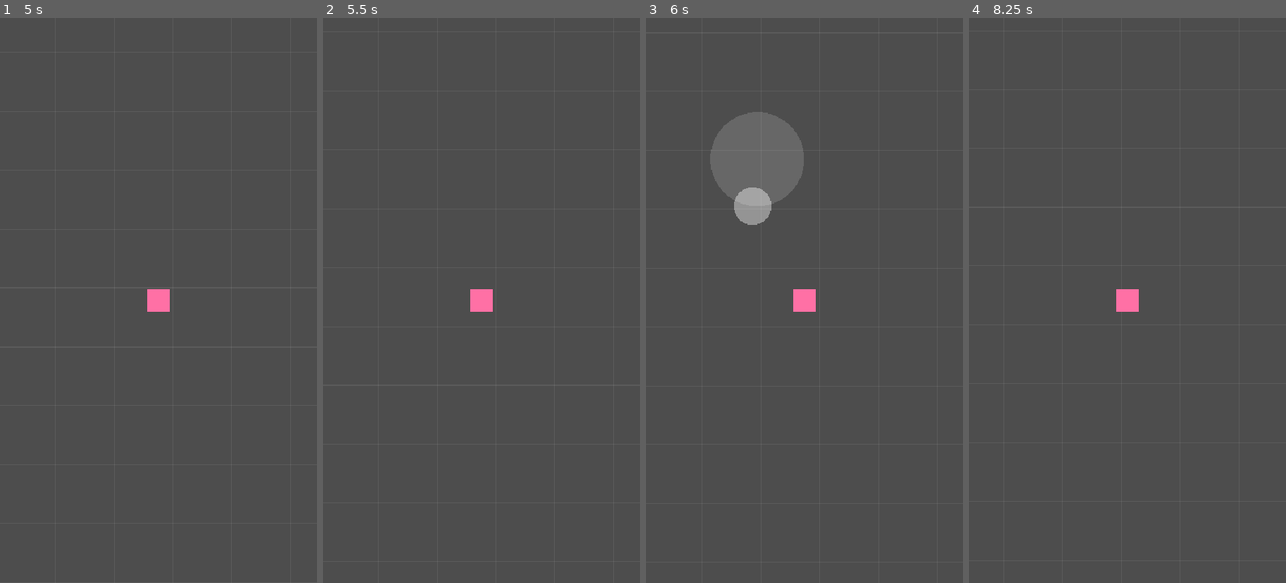
Above: before the commit, frames 1-4 (left to right).
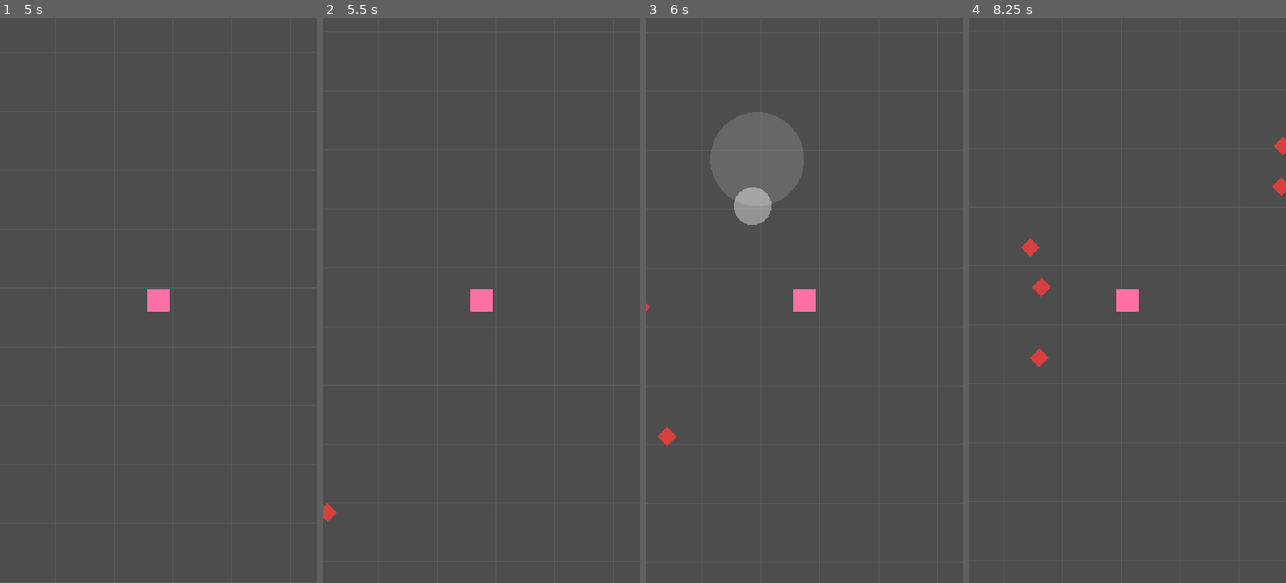
Above: after the commit, the same moments.

Repository: GetseDev/goddess-trial
Game: Godot game, scene res://scenes/main/main.tscn
The game is run twice, just before and just after one commit, with the same random seed, the same clock (stepped at 60 frames per second) and the same inputs.
Inputs (mouse positions are in pixels of both pictures, inside the frame that each line leads up to):
- Up to frame 1 (5 s): tap Enter (ui_accept) at 0.5, 0.77, 1.07, 1.25, 2.75, 3.77, 4.07, 4.25 s; move the mouse to (228, 272) at 0.52 s; hold Right (ui_right) 0.53-1.25 s; click (228, 272) at 0.67 s; drag from (95, 328) to (142, 413) at 1.27 s; move the mouse to (190, 176) at 2.02 s; hold Right (ui_right) 2.03-2.75 s; drag from (142, 413) to (63, 215) at 2.77 s; move the mouse to (253, 385) at 3.52 s; hold Left (ui_left) 3.53-4.25 s; drag from (63, 215) to (110, 159) at 4.27 s
- Up to frame 2 (5.5 s): move the mouse to (497, 300) at 5.02 s; hold Down (ui_down) from 5.03 s (still down); click (497, 300) at 5.17 s
- Up to frame 3 (6 s): release Down (ui_down) at 5.75 s; tap Enter (ui_accept) at 5.75 s; drag from (756, 159) to (741, 328) at 5.77 s
- Up to frame 4 (8.25 s): move the mouse to (1197, 272) at 6.52 s; hold Up (ui_up) 6.53-7.25 s; tap Enter (ui_accept) at 6.77, 7.07 s; drag from (1064, 328) to (1111, 413) at 7.27 s; move the mouse to (1159, 176) at 8.02 s; hold Down (ui_down) from 8.03 s (still down)

Frame 1 is identical in both runs. In frame 2, less than 0.1% of the frame differs, in the area x 0-5%, y 85-90%; in frame 3, 0.1%; in frame 4, 0.5%, in the area x 16-100%, y 21-62%.

Commit message:
feat: add pooled chasing enemies and spawner
ObjectPool component, EnemyData resource (grunt.tres), Enemy that chases
the player and EnemySpawner that spawns in an off-screen ring. Placeholder
diamond shape until final art exists.

Co-Authored-By: Claude Sonnet 5.5 <noreply@anthropic.com>

Diff:
--- /dev/null
+++ b/resources/enemies/enemy_data.gd
@@ -0,0 +1,15 @@
+## Balance and look data for one enemy type. Edit the .tres files, not code.
+## Used by: Enemy reads it in setup(); EnemySpawner decides which one to spawn.
+class_name EnemyData
+extends Resource
+
+## Name shown in debug tools and, later, in the bestiary.
+@export var display_name: String = "Grunt"
+## Hit points at spawn.
+@export var max_health: int = 10
+## Chase speed in pixels per second.
+@export var speed: float = 80.0
+## Damage dealt to the heroine on contact.
+@export var contact_damage: int = 5
+## Placeholder body color until final art exists.
+@export var color: Color = Color(0.85, 0.25, 0.25)
--- /dev/null
+++ b/resources/enemies/grunt.tres
@@ -0,0 +1,11 @@
+[gd_resource type="Resource" script_class="EnemyData" load_steps=2 format=3]
+
+[ext_resource type="Script" path="res://resources/enemies/enemy_data.gd" id="1_data"]
+
+[resource]
+script = ExtResource("1_data")
+display_name = "Grunt"
+max_health = 10
+speed = 80.0
+contact_damage = 5
+color = Color(0.85, 0.25, 0.25, 1)
--- /dev/null
+++ b/scenes/enemies/enemy.gd
@@ -0,0 +1,38 @@
+## Basic chasing enemy. Walks straight toward its target; stats come from EnemyData.
+## Talks to: EnemySpawner calls setup(); ObjectPool calls on_acquired()/on_released().
+## Combat (health, contact damage) is not implemented yet.
+class_name Enemy
+extends Area2D
+
+## Stats and look of this enemy. Set by setup().
+var data: EnemyData
+
+var _target: Node2D
+
+@onready var _body: Polygon2D = $Body
+
+
+## Configures the enemy for a new life. Call right after ObjectPool.acquire().
+func setup(enemy_data: EnemyData, target: Node2D) -> void:
+	data = enemy_data
+	_target = target
+	_body.color = data.color
+
+
+func _physics_process(delta: float) -> void:
+	if _target == null:
+		return
+	var to_target: Vector2 = _target.global_position - global_position
+	if to_target.length_squared() > 1.0:
+		global_position += to_target.normalized() * data.speed * delta
+
+
+## Pool hook: becomes detectable by other areas again.
+func on_acquired() -> void:
+	set_deferred("monitorable", true)
+
+
+## Pool hook: stop being detected while idle in the pool.
+func on_released() -> void:
+	_target = null
+	set_deferred("monitorable", false)
--- /dev/null
+++ b/scenes/enemies/enemy.tscn
@@ -0,0 +1,18 @@
+[gd_scene load_steps=3 format=3]
+
+[ext_resource type="Script" path="res://scenes/enemies/enemy.gd" id="1_enemy"]
+
+[sub_resource type="CircleShape2D" id="CircleShape2D_body"]
+radius = 14.0
+
+[node name="Enemy" type="Area2D"]
+collision_layer = 2
+collision_mask = 0
+script = ExtResource("1_enemy")
+
+[node name="Body" type="Polygon2D" parent="."]
+color = Color(0.85, 0.25, 0.25, 1)
+polygon = PackedVector2Array(0, -16, 16, 0, 0, 16, -16, 0)
+
+[node name="CollisionShape2D" type="CollisionShape2D" parent="."]
+shape = SubResource("CircleShape2D_body")
--- /dev/null
+++ b/scenes/enemies/enemy_spawner.gd
@@ -0,0 +1,42 @@
+## Spawns pooled enemies in a ring around the target at a fixed interval.
+## Talks to: Main sets `target`; call despawn() when an enemy dies or leaves.
+class_name EnemySpawner
+extends Node
+
+## Enemy type to spawn.
+@export var enemy_data: EnemyData
+## Seconds between spawns.
+@export var spawn_interval: float = 1.0
+## Maximum enemies alive at once.
+@export var max_enemies: int = 100
+## Distance in pixels from the target where enemies appear. Keep it larger than
+## half the screen diagonal so they spawn off-screen.
+@export var spawn_radius: float = 600.0
+
+## Node the enemies chase (the heroine). Set by Main.
+var target: Node2D
+
+var _active_count: int = 0
+
+@onready var _pool: ObjectPool = $EnemyPool
+@onready var _timer: Timer = $SpawnTimer
+
+
+func _ready() -> void:
+	_timer.wait_time = spawn_interval
+	_timer.timeout.connect(_spawn)
+
+
+## Returns an enemy to the pool.
+func despawn(enemy: Enemy) -> void:
+	_pool.release(enemy)
+	_active_count -= 1
+
+
+func _spawn() -> void:
+	if target == null or _active_count >= max_enemies:
+		return
+	var enemy: Enemy = _pool.acquire() as Enemy
+	enemy.setup(enemy_data, target)
+	enemy.global_position = target.global_position + Vector2.from_angle(randf() * TAU) * spawn_radius
+	_active_count += 1
--- /dev/null
+++ b/scenes/enemies/enemy_spawner.tscn
@@ -0,0 +1,18 @@
+[gd_scene load_steps=5 format=3]
+
+[ext_resource type="Script" path="res://scenes/enemies/enemy_spawner.gd" id="1_spawner"]
+[ext_resource type="Script" path="res://scripts/components/object_pool.gd" id="2_pool"]
+[ext_resource type="PackedScene" path="res://scenes/enemies/enemy.tscn" id="3_enemy"]
+[ext_resource type="Resource" path="res://resources/enemies/grunt.tres" id="4_grunt"]
+
+[node name="EnemySpawner" type="Node"]
+script = ExtResource("1_spawner")
+enemy_data = ExtResource("4_grunt")
+
+[node name="EnemyPool" type="Node2D" parent="."]
+script = ExtResource("2_pool")
+scene = ExtResource("3_enemy")
+prewarm = 50
+
+[node name="SpawnTimer" type="Timer" parent="."]
+autostart = true
--- a/scenes/main/main.gd
+++ b/scenes/main/main.gd
@@ -1,6 +1,7 @@
-## Root scene of the game. Wires UI input to the player and draws a
-## placeholder grid so movement is visible. Contains no combat logic.
-## Talks to: TouchJoystick (signal) -> Player.set_touch_direction().
+## Root scene of the game. Wires UI input and enemy spawning to the player and
+## draws a placeholder grid so movement is visible. Contains no combat logic.
+## Talks to: TouchJoystick (signal) -> Player.set_touch_direction();
+## gives the Player to EnemySpawner as its chase target.
 extends Node2D
 
 ## Distance in pixels between grid lines.
@@ -10,10 +11,12 @@
 
 @onready var _player: Player = $Player
 @onready var _joystick: TouchJoystick = $UI/TouchJoystick
+@onready var _spawner: EnemySpawner = $EnemySpawner
 
 
 func _ready() -> void:
 	_joystick.direction_changed.connect(_player.set_touch_direction)
+	_spawner.target = _player
 
 
 func _draw() -> void:
--- a/scenes/main/main.tscn
+++ b/scenes/main/main.tscn
@@ -1,11 +1,14 @@
-[gd_scene load_steps=4 format=3]
+[gd_scene load_steps=5 format=3]
 
 [ext_resource type="Script" path="res://scenes/main/main.gd" id="1_main"]
 [ext_resource type="PackedScene" path="res://scenes/player/player.tscn" id="2_player"]
 [ext_resource type="PackedScene" path="res://scenes/ui/touch_joystick.tscn" id="3_joystick"]
+[ext_resource type="PackedScene" path="res://scenes/enemies/enemy_spawner.tscn" id="4_spawner"]
 
 [node name="Main" type="Node2D"]
 script = ExtResource("1_main")
+
+[node name="EnemySpawner" parent="." instance=ExtResource("4_spawner")]
 
 [node name="Player" parent="." instance=ExtResource("2_player")]
 
--- /dev/null
+++ b/scripts/components/object_pool.gd
@@ -0,0 +1,48 @@
+## Generic pool of Node2D instances of one scene. Avoids instantiate()/queue_free()
+## in hot loops (enemies, projectiles, XP gems).
+## Pooled nodes may implement on_acquired() / on_released() to reset their state.
+## Talks to: whoever owns it (e.g. EnemySpawner) calls acquire() and release().
+class_name ObjectPool
+extends Node2D
+
+## Scene instantiated by the pool. Its root must be a Node2D.
+@export var scene: PackedScene
+## Number of instances created up front in _ready().
+@export var prewarm: int = 0
+
+var _free: Array[Node2D] = []
+
+
+func _ready() -> void:
+	for _i: int in prewarm:
+		_free.append(_create())
+
+
+## Returns an active instance, creating one only if the pool is empty.
+func acquire() -> Node2D:
+	var node: Node2D = _free.pop_back() if not _free.is_empty() else _create()
+	node.process_mode = Node.PROCESS_MODE_INHERIT
+	node.show()
+	if node.has_method("on_acquired"):
+		node.call("on_acquired")
+	return node
+
+
+## Deactivates the instance and makes it available again.
+func release(node: Node2D) -> void:
+	_deactivate(node)
+	_free.append(node)
+
+
+func _create() -> Node2D:
+	var node: Node2D = scene.instantiate() as Node2D
+	add_child(node)
+	_deactivate(node)
+	return node
+
+
+func _deactivate(node: Node2D) -> void:
+	node.process_mode = Node.PROCESS_MODE_DISABLED
+	node.hide()
+	if node.has_method("on_released"):
+		node.call("on_released")
Not shown, added: resources/enemies/enemy_data.gd.uid
Not shown, added: scenes/enemies/enemy.gd.uid
Not shown, added: scenes/enemies/enemy_spawner.gd.uid
Not shown, added: scripts/components/object_pool.gd.uid
Not shown, changed: docs/design/arquitectura.md
